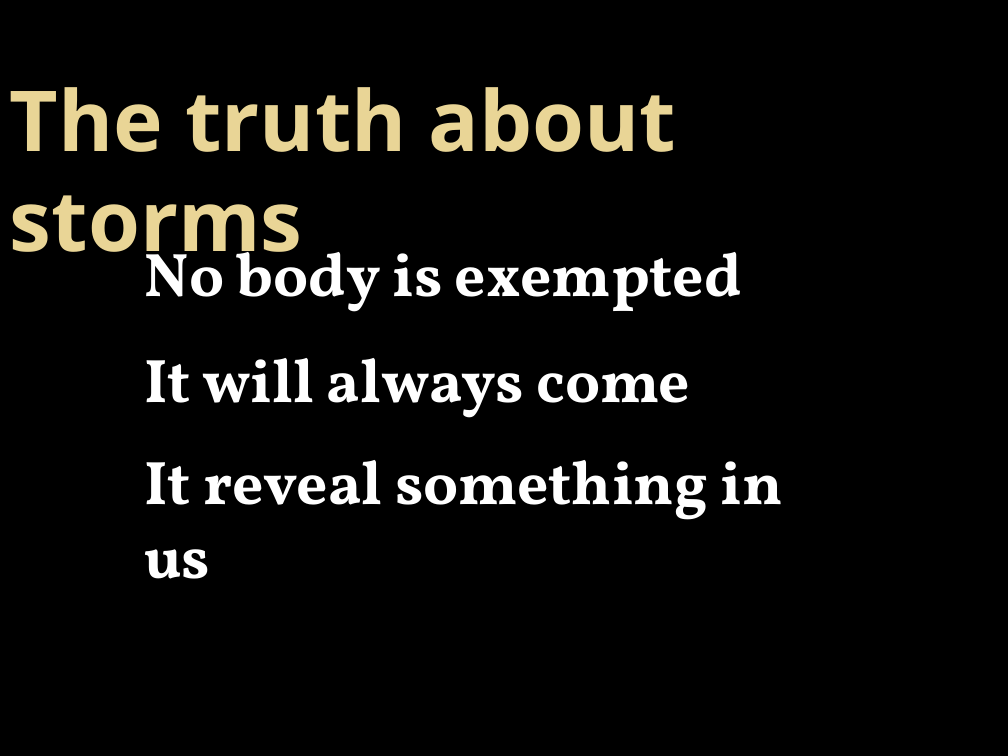
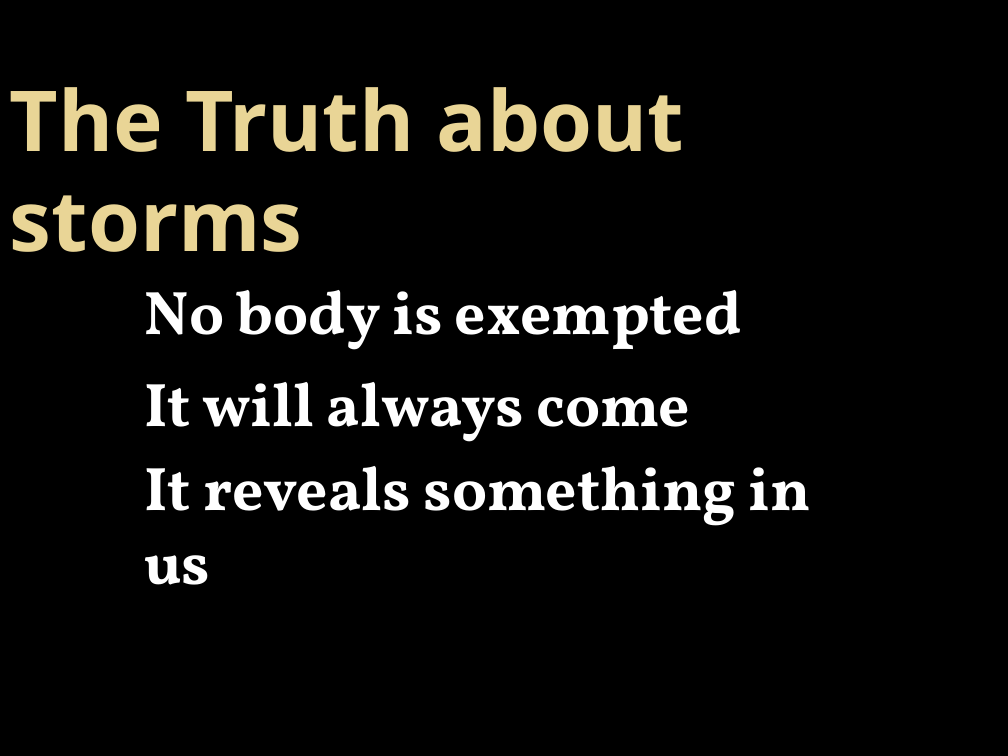
Before and after one commit to rmelancolico/DEV, a slide deck: slide 2 of In to the storm.pptx. Drawn at 1008x756 pixels with LibreOffice and Linux fonts; fonts in the diff are those of the drawing; background and template pictures are left out. Boxes give left, top, right and bottom in pixels: in the first picture for what was removed or moved away, otherwise in the second. Text is boxed around its words. In the diff, an @@ line names an element or a change of style, - is before the commit and + after.

```diff
--- a/In to the storm.pptx
+++ b/In to the storm.pptx
@@ text at (x1=10, y1=87, x2=684, y2=252): text changed @@
-The truth about storms
+The Truth about storms
@@ text "No body is exempted" rewrapped from (x1=144, y1=237, x2=742, y2=312) to (x1=144, y1=290, x2=742, y2=350) @@
@@ text "It will always come" moved from (x1=144, y1=358, x2=690, y2=418) to (x1=144, y1=382, x2=690, y2=442) @@
@@ text at (x1=144, y1=466, x2=811, y2=585): text changed @@
-It reveal something in us
+It reveals something in us
```
Also in this commit, not shown: 6 other slides changed, 3 slides added, 1 other file.
